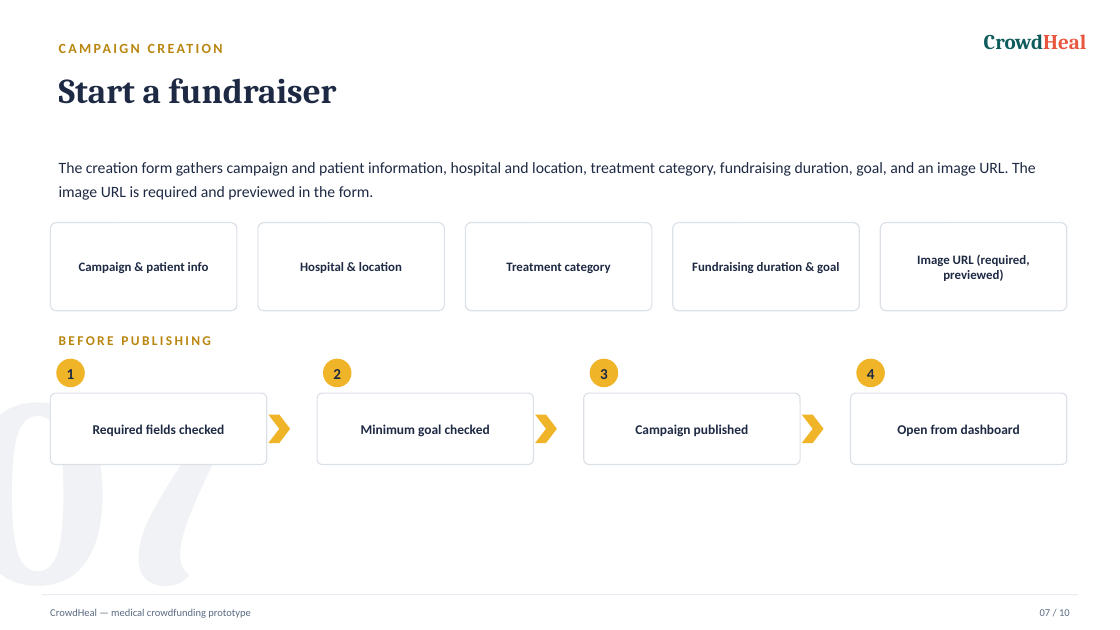
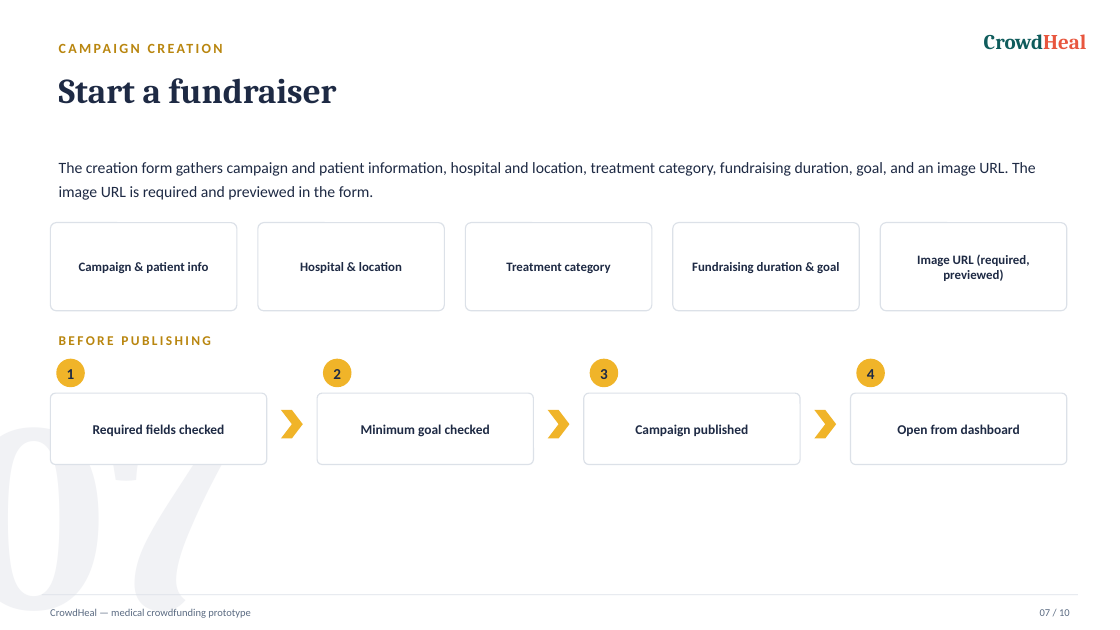
Before and after one commit to akshayreddy051288/crowdfunding-platform, a slide deck: slide 7 of CrowdHeal.pptx. Drawn at 1120x630 pixels with LibreOffice and Linux fonts; fonts in the diff are those of the drawing. Boxes give left, top, right and bottom in pixels: in the first picture for what was removed or moved away, otherwise in the second. Text is boxed around its words. In the diff, an @@ line names an element or a change of style, - is before the commit and + after.

```diff
--- a/CrowdHeal.pptx
+++ b/CrowdHeal.pptx
@@ text "07" rewrapped from [0,337,242,618] to [0,361,239,618] @@
@@ 3 chevrons: place and size @@
-3 chevrons at [268,414,823,443]
+3 chevrons at [281,410,837,439]
```
Also in this commit, not shown: 9 other slides changed, 12 other files.
